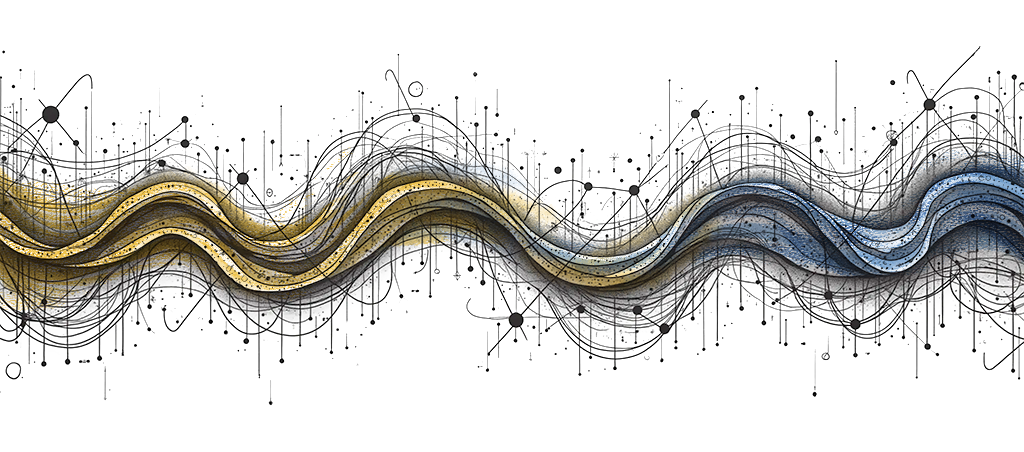
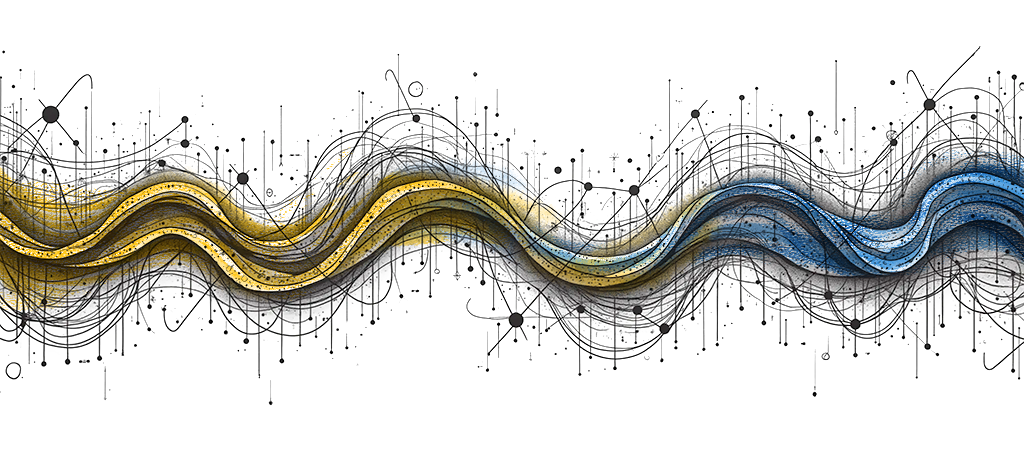
Before/after of a 1024×452 layered artwork. What changed in the layer stack:
painted on "Layer 3 copy" over [0, 147, 1024, 312]
